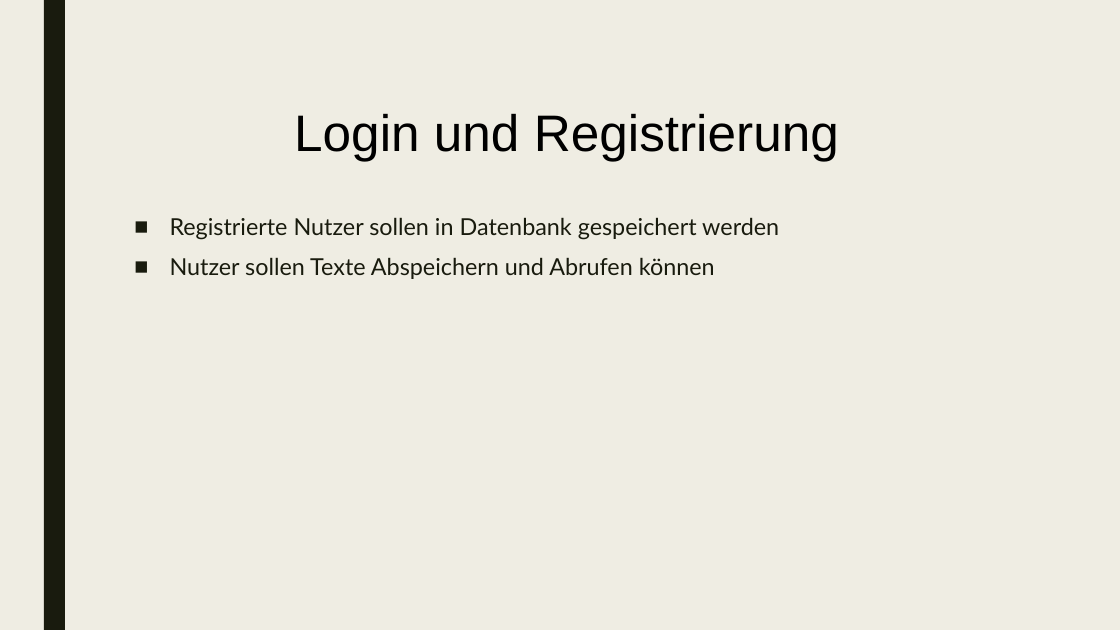
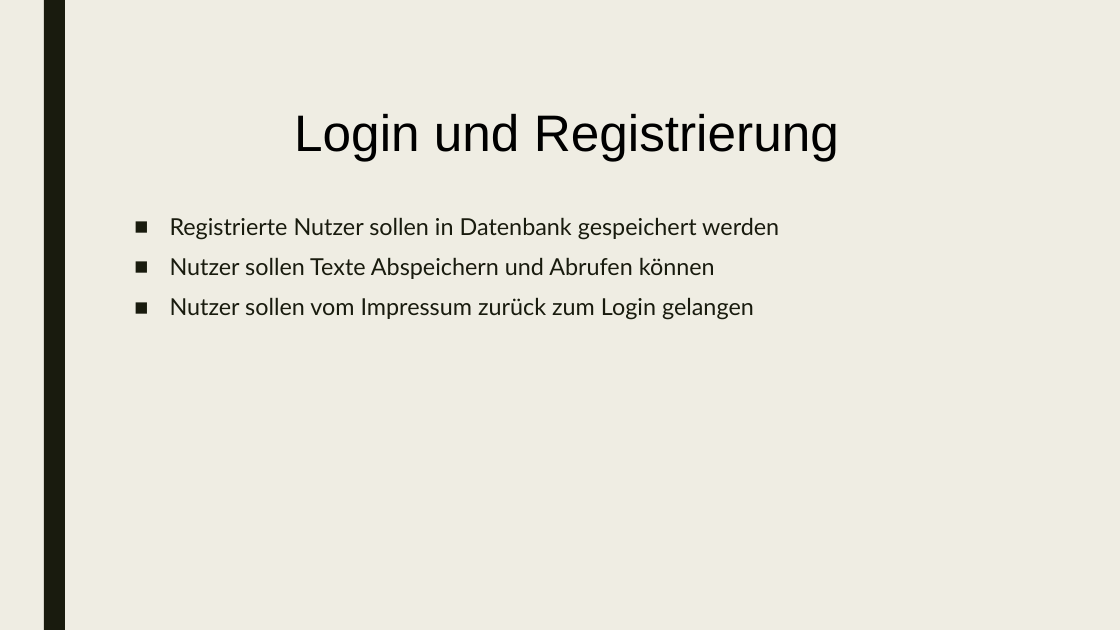
Before and after one commit to philippthuemler/WebEngineering_WordCounter, a slide deck: slide 9 of presentation_WordCounter.pptx. Drawn at 1120x630 pixels with LibreOffice and Linux fonts; fonts in the diff are those of the drawing. Boxes give left, top, right and bottom in pixels: in the first picture for what was removed or moved away, otherwise in the second. Text is boxed around its words. In the diff, an @@ line names an element or a change of style, - is before the commit and + after.

Commit message:
updated presentation

```diff
--- a/presentation_WordCounter.pptx
+++ b/presentation_WordCounter.pptx
@@ text at <box>170,297,754,320</box>: paragraph added @@
+■ Nutzer sollen vom Impressum zurück zum Login gelangen
```
Also in this commit, not shown: 1 slide added, 1 slide removed.
